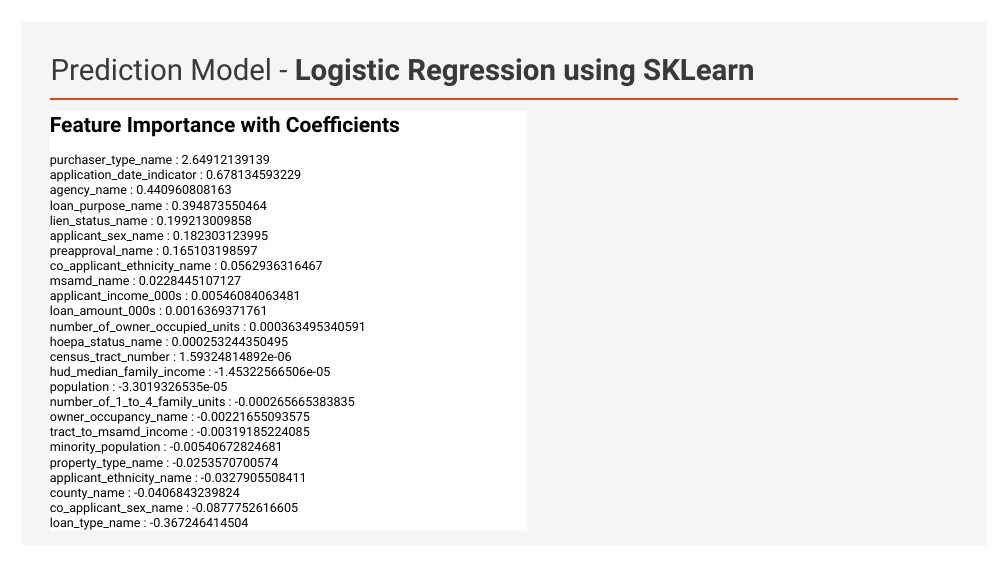
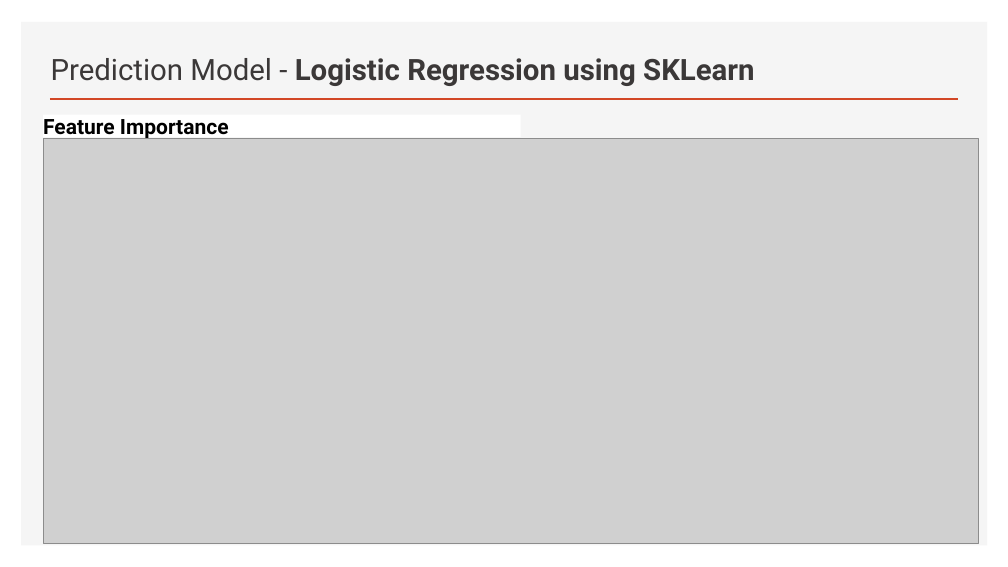
Before and after one commit to khmsha/Springboard, a slide deck: slide 15 of Capstone_Project1/HDMA Washington Home Loans Prediction.pptx (slide 12 before the commit). Drawn at 1008x567 pixels with LibreOffice and Linux fonts; fonts in the diff are those of the drawing; grey boxes stand for pictures. Boxes give left, top, right and bottom in pixels: in the first picture for what was removed or moved away, otherwise in the second. Text is boxed around its words. In the diff, an @@ line names an element or a change of style, - is before the commit and + after.

```diff
--- a/Capstone_Project1/HDMA Washington Home Loans Prediction.pptx
+++ b/Capstone_Project1/HDMA Washington Home Loans Prediction.pptx
@@ text added at (x1=43, y1=113, x2=521, y2=139), fill #FFFFFF, 20 pt, text #000000, bold @@
+Feature Importance
@@ text removed at (x1=50, y1=107, x2=528, y2=535) @@
-Feature Importance with Coefficients
-purchaser_type_name : 2.64912139139
-application_date_indicator : 0.678134593229
-agency_name : 0.440960808163
-loan_purpose_name : 0.394873550464
-lien_status_name : 0.199213009858
-applicant_sex_name : 0.182303123995
-preapproval_name : 0.165103198597
-co_applicant_ethnicity_name : 0.0562936316467
-msamd_name : 0.0228445107127
-applicant_income_000s : 0.00546084063481
-loan_amount_000s : 0.0016369371761
-number_of_owner_occupied_units : 0.000363495340591
-hoepa_status_name : 0.000253244350495
-census_tract_number : 1.59324814892e-06
-hud_median_family_income : -1.45322566506e-05
-population : -3.3019326535e-05
-number_of_1_to_4_family_units : -0.000265665383835
-owner_occupancy_name : -0.00221655093575
-tract_to_msamd_income : -0.00319185224085
-minority_population : -0.00540672824681
-property_type_name : -0.0253570700574
-applicant_ethnicity_name : -0.0327905508411
-county_name : -0.0406843239824
-co_applicant_sex_name : -0.0877752616605
-loan_type_name : -0.367246414504
@@ picture added at (x1=43, y1=138, x2=979, y2=543) @@
```
Also in this commit, not shown: 15 other slides changed, 5 slides added, 2 slides removed, 1 other file.
